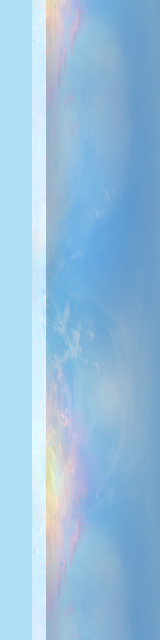
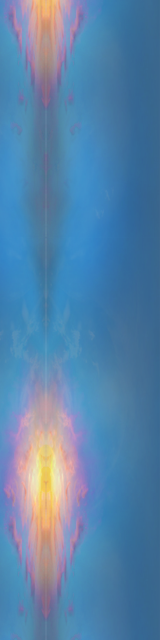
Comparing the layer stacks of the two 160 x 640 images. Changes:
"Layer 5": opacity 33% → 66%, painted on it over [left=0, top=0, right=160, bottom=640]
painted on "Layer 4 copy" over [left=0, top=0, right=46, bottom=640]
hid "Layer 3", painted on it over [left=0, top=0, right=160, bottom=640]
hid "Background" over [left=0, top=0, right=160, bottom=640]
